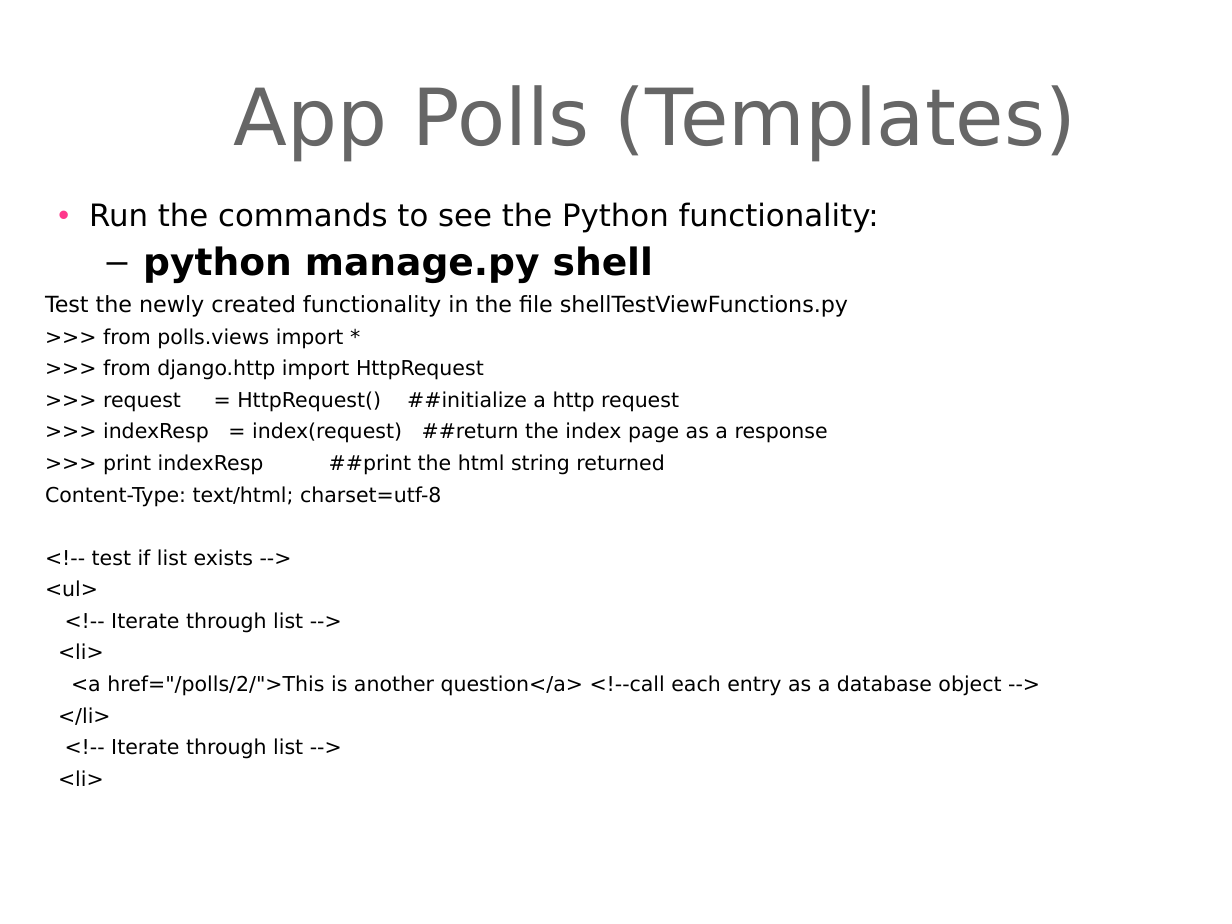
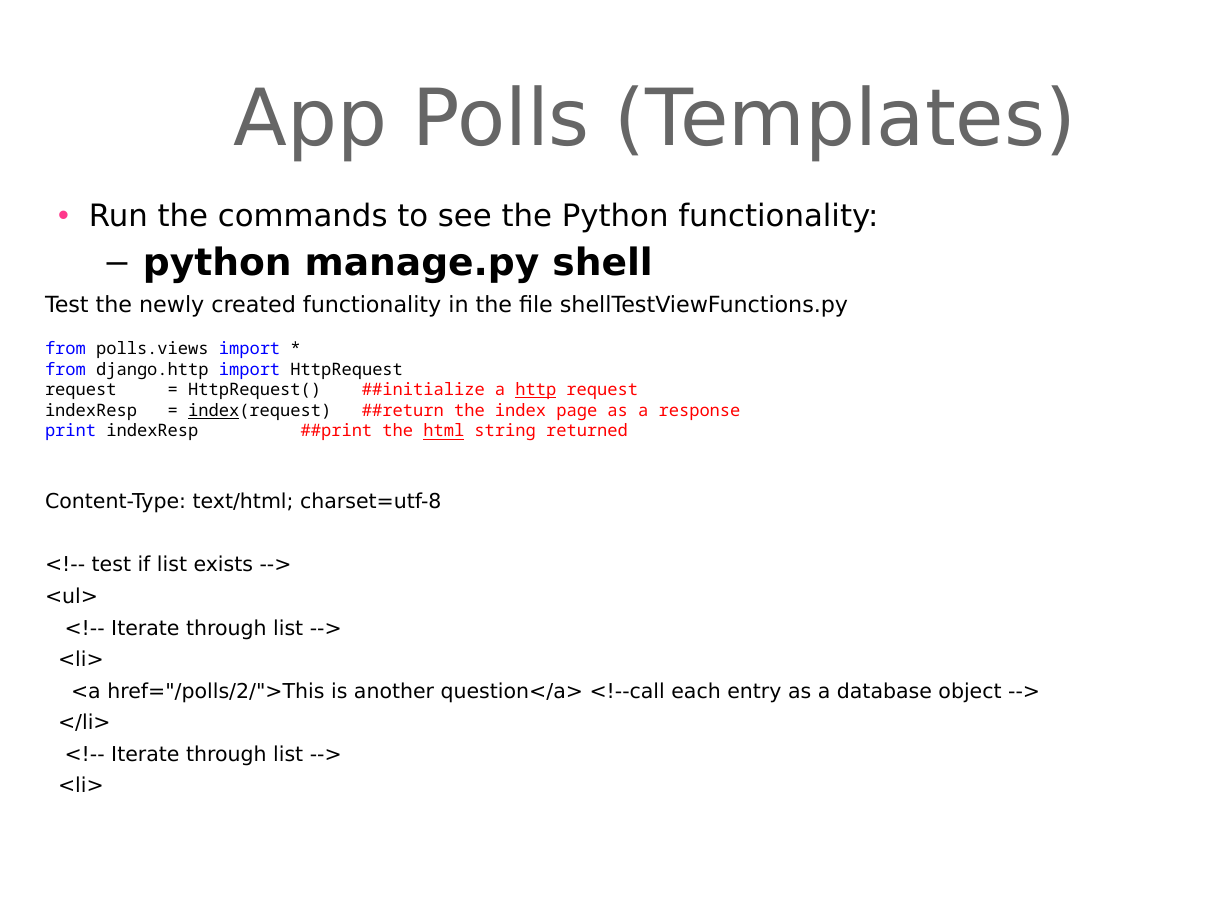
Before and after one commit to derekawilson72/CodeIT-viz-prj, a slide deck: slide 8 of Presentations/djangointroduction-Lesson04.ppt. Drawn at 1232x924 pixels with LibreOffice and Linux fonts; fonts in the diff are those of the drawing; background and template pictures are left out. Boxes give left, top, right and bottom in pixels: in the first picture for what was removed or moved away, otherwise in the second. Text is boxed around its words. In the diff, an @@ line names an element or a change of style, - is before the commit and + after.

```diff
--- a/Presentations/djangointroduction-Lesson04.ppt
+++ b/Presentations/djangointroduction-Lesson04.ppt
@@ text at <box>45,341,741,441</box>: text changed; size 12 to 10 pt; font DejaVu Sans to Noto Sans Mono @@
->>> from polls.views import *
->>> from django.http import HttpRequest
->>> request = HttpRequest() ##initialize a http request
->>> indexResp = index(request) ##return the index page as a response
->>> print indexResp ##print the html string returned
+from polls.views import *
+from django.http import HttpRequest
+request = HttpRequest() ##initialize a http request
+indexResp = index(request) ##return the index page as a response
+print indexResp ##print the html string returned
```
Also in this commit, not shown: 9 other slides changed, 3 other files.
